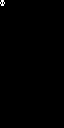
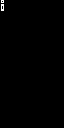
Layer changes from the first 64x128 image to the second:
painted on "experiment" over [0, 1, 5, 11]
